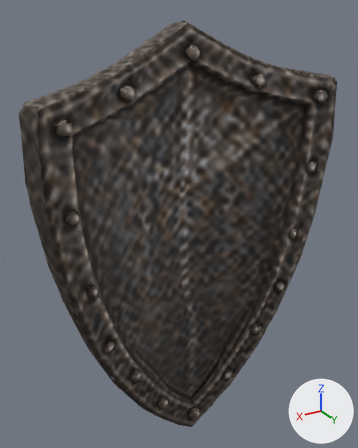
Renders of the glTF model godot/zasoby/3d/rynsztunek/iron_kite.glb from each side of a commit.
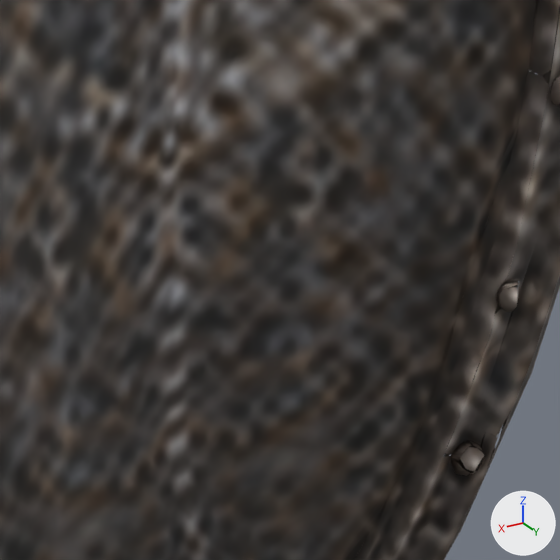
Each version appears first whole from a camera (50 mm lens) standing at (0.454, 0.717, 0.436) and looking at (0.009, -0.025, 0.065), and next in a close-up on the part from 36% to 86% of the width and 31% to 71% of the height. Arrows for +X, +Y and +Z are at lower right; the lights stay in place. The first two pictures are the older version. Where no turn or scale is listed for an object, it has been applied to the vertices.

Script lines for the objects in view, before the commit:
```python
me_mesh_0 = bpy.data.meshes.new('Mesh_0')
me_mesh_0.from_pydata(...)  # 4753 vertices, 4500 faces; spans x -0.291..0.293, y -0.069..0.07, z -0.421..0.421
me_mesh_0.materials.append(mat_iron_kite_material_0)
ob_iron_kite = bpy.data.objects.new('iron_kite', me_mesh_0)
ob_iron_kite.location = (0.0, 0.0, 0.0)
```
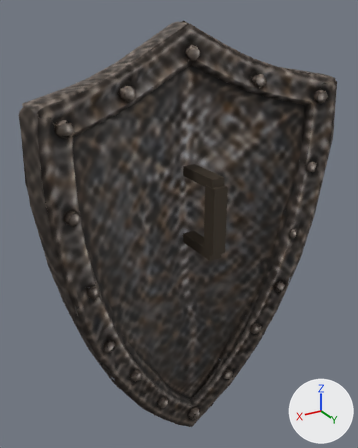
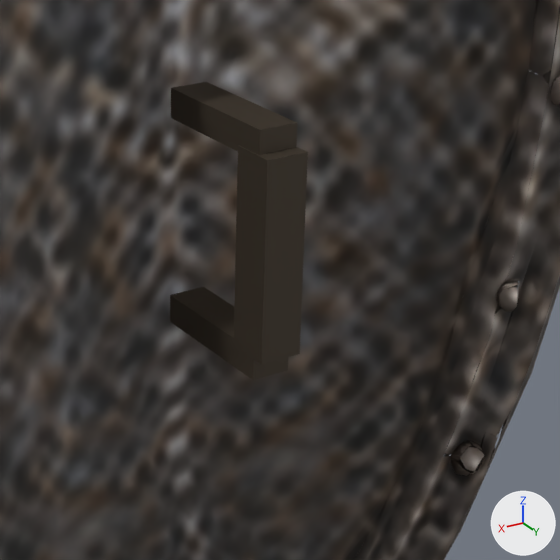
The change, as a diff of the scene's bpy script:
```diff
--- a/godot/zasoby/3d/rynsztunek/iron_kite.glb.py
+++ b/godot/zasoby/3d/rynsztunek/iron_kite.glb.py
@@ mat_zelazo_uchwytu_tarczy @@
+mat_zelazo_uchwytu_tarczy = principled_material('zelazo_uchwytu_tarczy')
+mat_zelazo_uchwytu_tarczy.base_color = (0.09, 0.07, 0.05)  # brown #554b3f
+mat_zelazo_uchwytu_tarczy.metallic = 0.7
+mat_zelazo_uchwytu_tarczy.roughness = 0.65
@@ me_cube_007 @@
+me_cube_007.from_pydata(...)  # a box spanning x -0.012..0.012, y -0.045..0.045, z -0.009..0.009
+me_cube_007.materials.append(mat_zelazo_uchwytu_tarczy)  # brown #554b3f
@@ me_cube_006 @@
+me_cube_006.from_pydata(...)  # a box spanning x -0.013..0.013, y -0.014..0.014, z -0.06..0.06
+me_cube_006.materials.append(mat_zelazo_uchwytu_tarczy)  # brown #554b3f
@@ ob_uchwyt_sprzet_iron_kite_wspornik_gora_001 @@
+ob_uchwyt_sprzet_iron_kite_wspornik_gora_001 = bpy.data.objects.new('uchwyt_sprzet_iron_kite_wspornik_gora.001', me_cube_007)
+ob_uchwyt_sprzet_iron_kite_wspornik_gora_001.location = (0.0, 0.04, 0.175)
@@ ob_uchwyt_sprzet_iron_kite_wspornik_dol_001 @@
+ob_uchwyt_sprzet_iron_kite_wspornik_dol_001 = bpy.data.objects.new('uchwyt_sprzet_iron_kite_wspornik_dol.001', me_cube_007.copy())
+ob_uchwyt_sprzet_iron_kite_wspornik_dol_001.location = (0.0, 0.04, 0.045)
@@ ob_uchwyt_sprzet_iron_kite_chwyt_001 @@
+ob_uchwyt_sprzet_iron_kite_chwyt_001 = bpy.data.objects.new('uchwyt_sprzet_iron_kite_chwyt.001', me_cube_006)
+ob_uchwyt_sprzet_iron_kite_chwyt_001.location = (0.0, 0.08, 0.11)
```

Boxes (x1, y1, x2, y2) around the edits, measured in the close-ups (560 x 560 px):
'uchwyt_sprzet_iron_kite_chwyt.001', added
    after: (234, 145, 308, 365)
'uchwyt_sprzet_iron_kite_wspornik_gora.001', added
    after: (171, 82, 297, 155)
'uchwyt_sprzet_iron_kite_wspornik_dol.001', added
    after: (170, 287, 288, 380)
